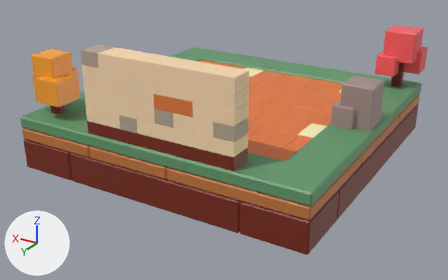
The glTF model public/models/stage.glb as it was, and as the next commit left it.
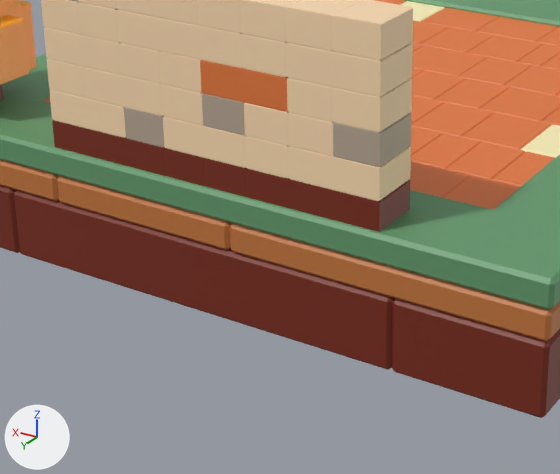
Each version is shown whole from a 50 mm lens placed at (-9.87, 17.48, 8.64), pointed at (0.11, 0.84, 0.32), then close up on the part from 14% to 70% of the width and 24% to 100% of the height. The lights are fixed; the arrows at lower left show +X, +Y and +Z. Where no turn or scale is listed for an object, it has been applied to the vertices.

Objects in the first close-up: '立方体.003', '立方体.004', '立方体.012', '立方体.013', '立方体.014', '立方体.160', '立方体.167', '立方体.169', '立方体.177', '立方体.181', '立方体.184', '立方体.188', '立方体.197', '立方体.198'.
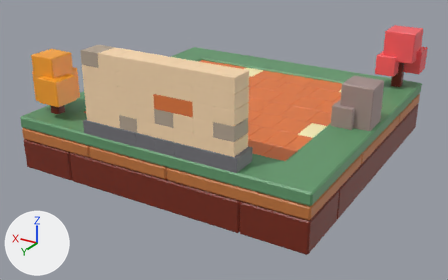
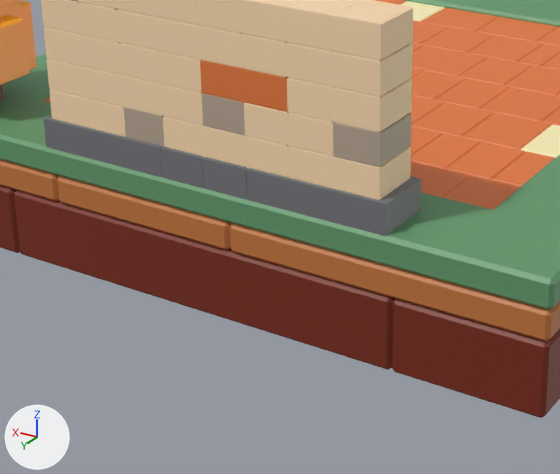
What differs and where, as boxes (x1, y1, x2, y2) in the close-ups (560 x 474 px):
'立方体.184', recoloured, moved, rescaled (7% wider, 6% taller): before (246, 168, 410, 232); after (246, 168, 421, 236)
'立方体.188', recoloured, moved, rescaled (11% taller): before (52, 120, 166, 176); after (44, 115, 162, 177)
'立方体.198', recoloured, moved, rescaled (7% wider, 7% taller): before (205, 158, 247, 197); after (203, 157, 248, 199)
'立方体.197', recoloured, moved, rescaled (10% taller): before (165, 148, 206, 186); after (161, 146, 204, 188)

Diff of the bpy script that builds the scene:
```diff
--- a/public/models/stage.glb.py
+++ b/public/models/stage.glb.py
@@ mat_コンクリート @@
+mat_コンクリート = principled_material('コンクリート')
+mat_コンクリート.base_color = (0.182, 0.179, 0.196)  # grey #76757a
@@ me_立方体_186 @@
 me_立方体_186.from_pydata(...)  # 56 vertices, 108 faces; spans x 0.33..1.0, y -1.0..1.0, z -1.0..-0.67
-me_立方体_186.materials.append(mat_濃い土)  # dark red #7a2b18
+me_立方体_186.materials.append(mat_コンクリート)  # grey #76757a
@@ me_立方体_190 @@
 me_立方体_190.from_pydata(...)  # 56 vertices, 108 faces; spans x -0.78..-0.11, y -1.0..1.0, z -1.0..-0.67
-me_立方体_190.materials.append(mat_濃い土)  # dark red #7a2b18
+me_立方体_190.materials.append(mat_コンクリート)  # grey #76757a
@@ me_立方体_199 @@
 me_立方体_199.from_pydata(...)  # 24 vertices, 44 faces; spans x -0.11..0.11, y -1.0..1.0, z -1.0..-0.67
-me_立方体_199.materials.append(mat_濃い土)  # dark red #7a2b18
+me_立方体_199.materials.append(mat_コンクリート)  # grey #76757a
@@ me_立方体_200 @@
 me_立方体_200.from_pydata(...)  # 24 vertices, 44 faces; spans x 0.11..0.33, y -1.0..1.0, z -1.0..-0.67
-me_立方体_200.materials.append(mat_濃い土)  # dark red #7a2b18
+me_立方体_200.materials.append(mat_コンクリート)  # grey #76757a
@@ ob_立方体_184 @@
 ob_立方体_184 = bpy.data.objects.new('立方体.184', me_立方体_186)
-ob_立方体_184.location = (0.14, 4.61, 2.81)
+ob_立方体_184.location = (0.14, 4.61, 2.87)
 ob_立方体_184.rotation_euler = (0.0, 0.0, 3.142)  # degrees (0, 0, 180)
-ob_立方体_184.scale = (2.81, 0.368, 1.28)
+ob_立方体_184.scale = (2.92, 0.415, 1.33)
@@ ob_立方体_188 @@
 ob_立方体_188 = bpy.data.objects.new('立方体.188', me_立方体_190)
-ob_立方体_188.location = (0.14, 4.61, 2.81)
+ob_立方体_188.location = (0.15, 4.61, 2.87)
 ob_立方体_188.rotation_euler = (0.0, 0.0, 3.142)  # degrees (0, 0, 180)
-ob_立方体_188.scale = (2.81, 0.368, 1.28)
+ob_立方体_188.scale = (2.92, 0.415, 1.33)
@@ ob_立方体_197 @@
 ob_立方体_197 = bpy.data.objects.new('立方体.197', me_立方体_199)
-ob_立方体_197.location = (0.14, 4.61, 2.81)
+ob_立方体_197.location = (0.15, 4.61, 2.87)
 ob_立方体_197.rotation_euler = (0.0, 0.0, 3.142)  # degrees (0, 0, 180)
-ob_立方体_197.scale = (2.81, 0.368, 1.28)
+ob_立方体_197.scale = (2.92, 0.415, 1.33)
@@ ob_立方体_198 @@
 ob_立方体_198 = bpy.data.objects.new('立方体.198', me_立方体_200)
-ob_立方体_198.location = (0.14, 4.61, 2.81)
+ob_立方体_198.location = (0.14, 4.61, 2.87)
 ob_立方体_198.rotation_euler = (0.0, 0.0, 3.142)  # degrees (0, 0, 180)
-ob_立方体_198.scale = (2.81, 0.368, 1.28)
+ob_立方体_198.scale = (2.92, 0.415, 1.33)
```
